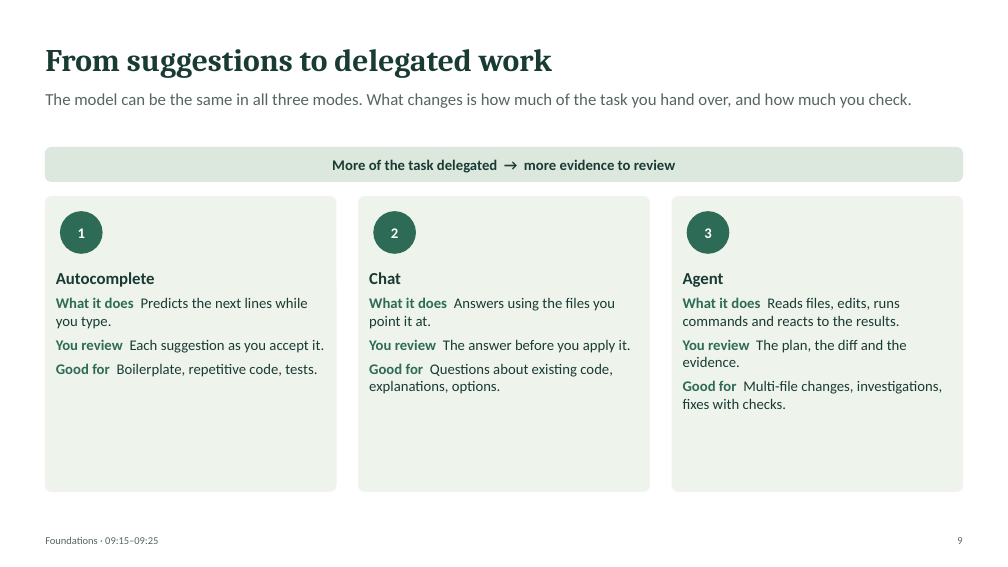
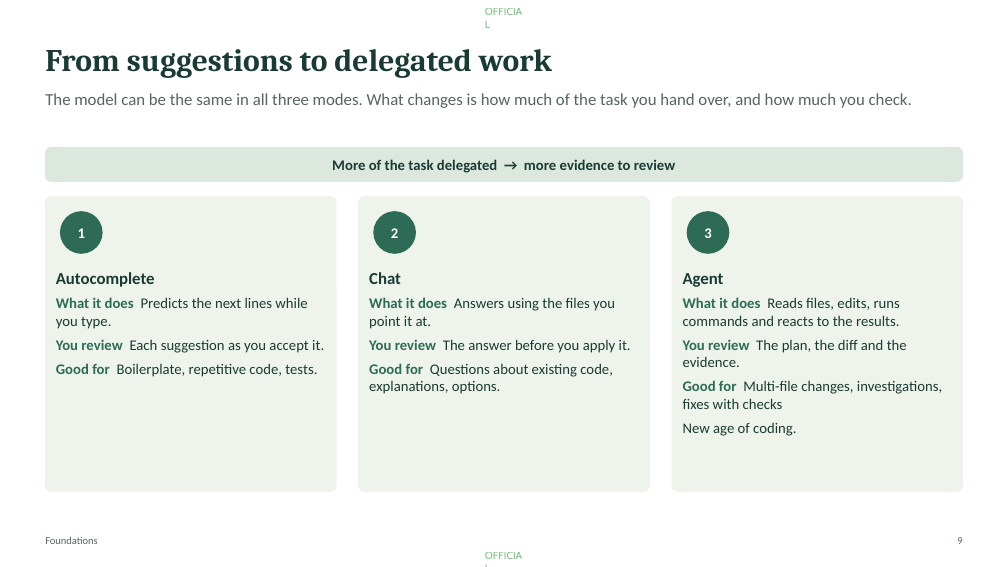
Before and after one commit to Moshe36/ai-developer-toolkit, a slide deck: slide 9 of workshop/agentic-workshop.pptx. Drawn at 1008x567 pixels with LibreOffice and Linux fonts; fonts in the diff are those of the drawing. Boxes give left, top, right and bottom in pixels: in the first picture for what was removed or moved away, otherwise in the second. Text is boxed around its words. In the diff, an @@ line names an element or a change of style, - is before the commit and + after.

```diff
--- a/workshop/agentic-workshop.pptx
+++ b/workshop/agentic-workshop.pptx
@@ text added at bbox=[485, 5, 526, 18], 10 pt, text #008000 at 50% opacity @@
+OFFICIAL
@@ text at bbox=[683, 380, 942, 436]: text changed @@
-Good for Multi-file changes, investigations, fixes with checks.
+Good for Multi-file changes, investigations, fixes with checks
+New age of coding.
@@ text at bbox=[45, 536, 98, 544]: text changed @@
-Foundations · 09:15–09:25
+Foundations
@@ text added at bbox=[485, 549, 526, 562], 10 pt, text #008000 at 50% opacity @@
+OFFICIAL
```
Also in this commit, not shown: 73 other slides changed, 5 slides added, 1 slide removed, 28 other files.
